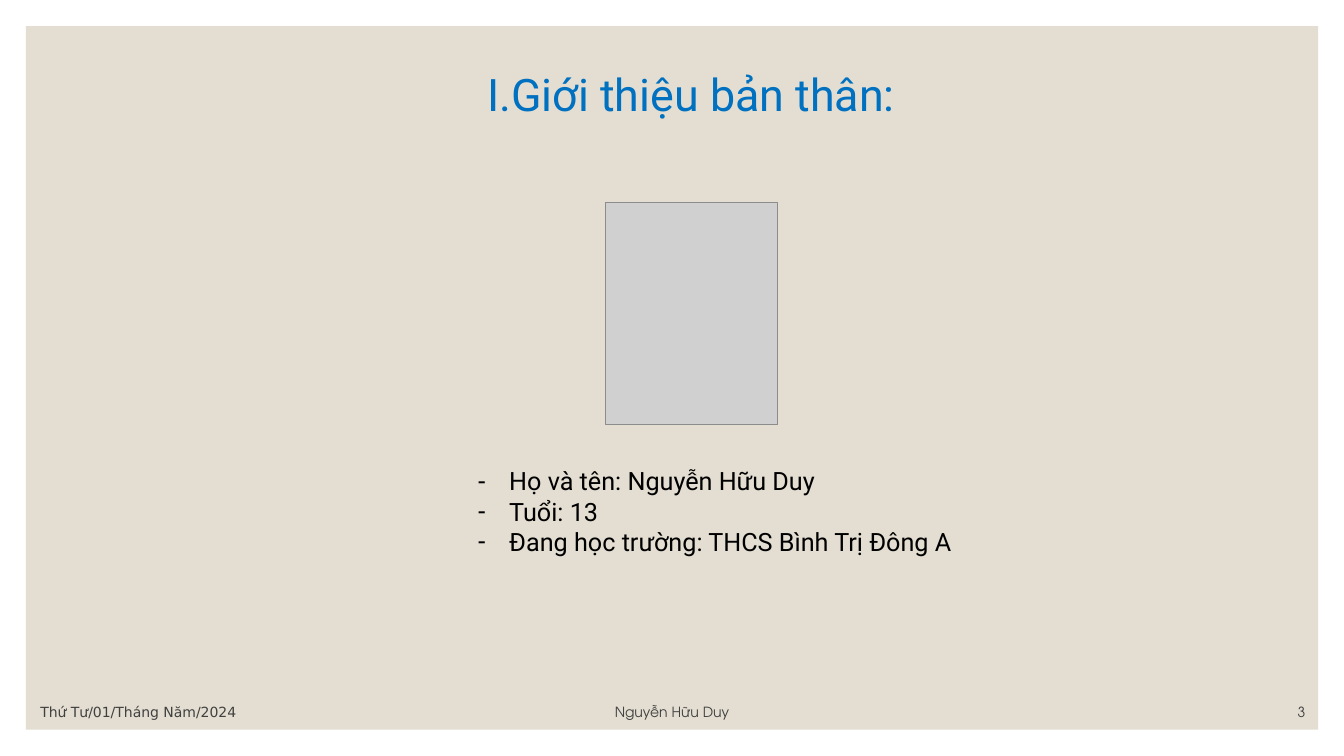
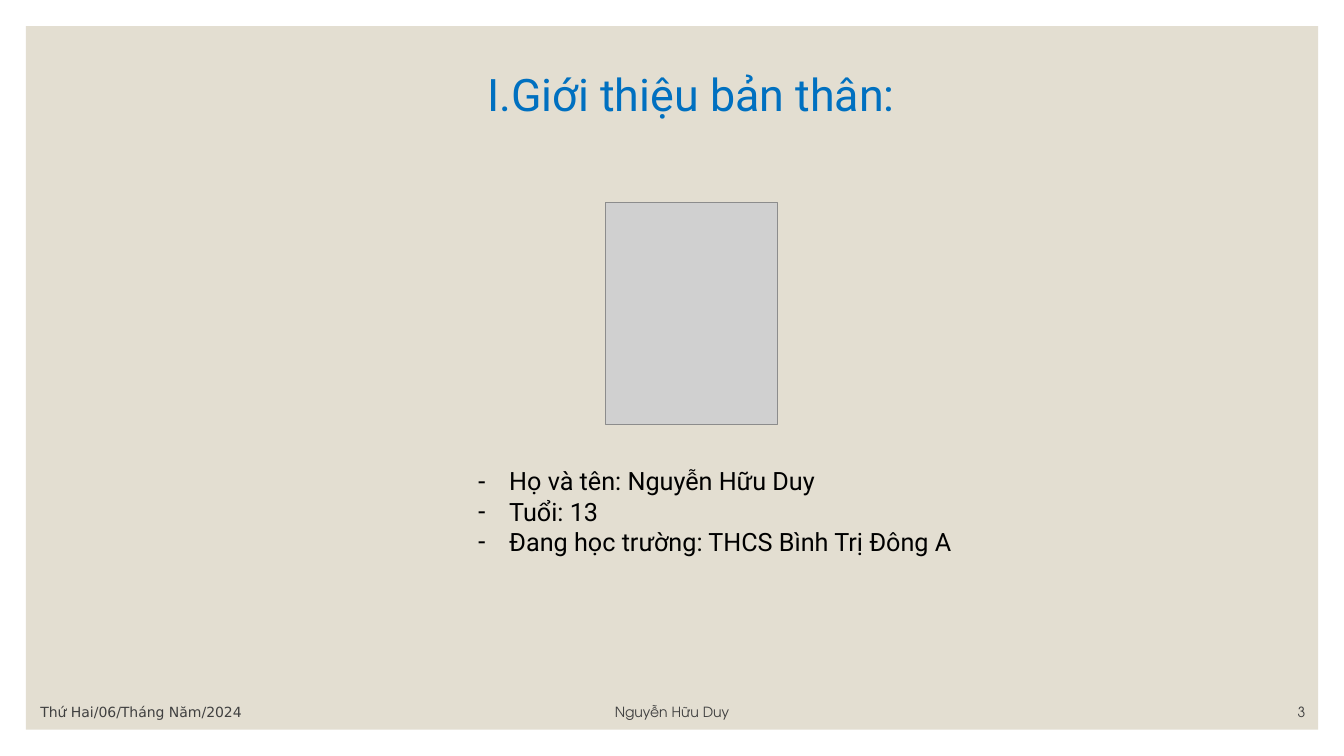
Before and after one commit to GreenSystemDuy08/TL-C4K-PTI01, a slide deck: slide 3 of PTI/SPCK/Thuyết trình.pptx. Drawn at 1344x756 pixels with LibreOffice and Linux fonts; fonts in the diff are those of the drawing; grey boxes stand for pictures. Boxes give left, top, right and bottom in pixels: in the first picture for what was removed or moved away, otherwise in the second. Text is boxed around its words. In the diff, an @@ line names an element or a change of style, - is before the commit and + after.

```diff
--- a/PTI/SPCK/Thuyết trình.pptx
+++ b/PTI/SPCK/Thuyết trình.pptx
@@ text at (40,706,242,720): text changed @@
-Thứ Tư/01/Tháng Năm/2024
+Thứ Hai/06/Tháng Năm/2024
```
Also in this commit, not shown: 10 other slides changed, 13 other files.
